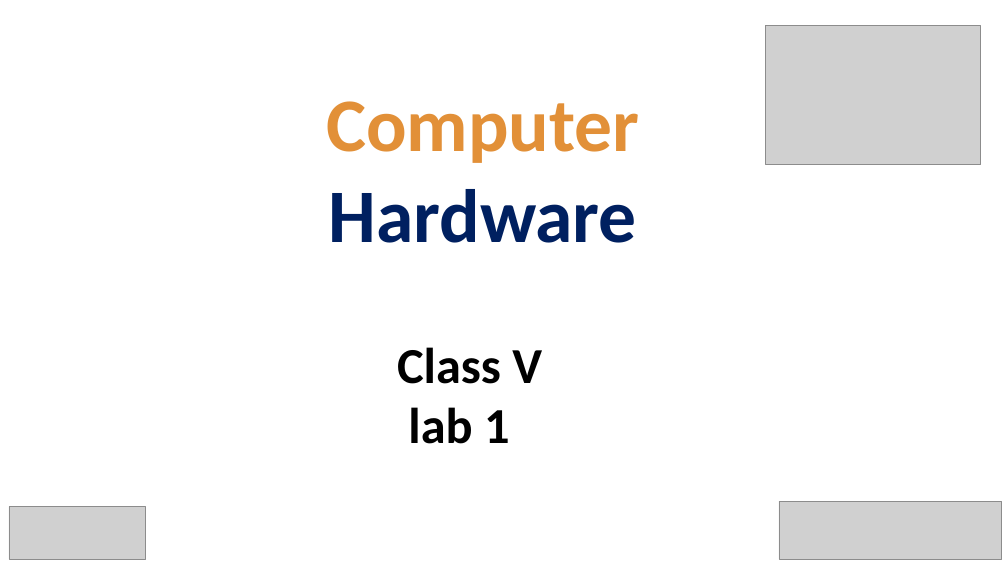
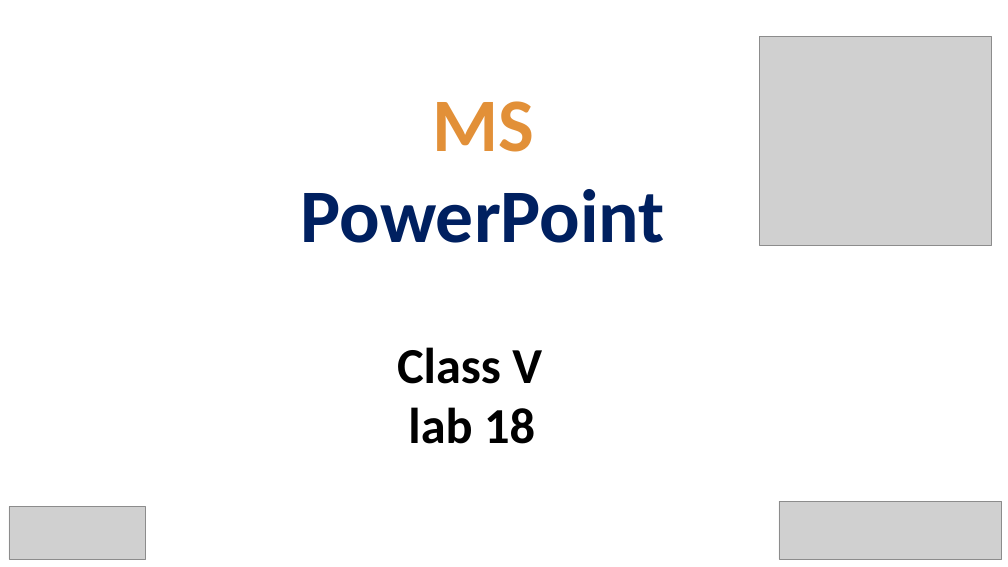
Before and after one commit to SabitDeepto/IIDP, a slide deck: slide 1 of class 5/PowerPoint:18-26/ppt 1/2. Presentation/1.pptx. Drawn at 1008x567 pixels with LibreOffice and Linux fonts; fonts in the diff are those of the drawing; grey boxes stand for pictures; background and template pictures are left out. Boxes give left, top, right and bottom in pixels: in the first picture for what was removed or moved away, otherwise in the second. Text is boxed around its words. In the diff, an @@ line names an element or a change of style, - is before the commit and + after.

Commit message:
ppt done

```diff
--- a/class 5/PowerPoint:18-26/ppt 1/2. Presentation/1.pptx
+++ b/class 5/PowerPoint:18-26/ppt 1/2. Presentation/1.pptx
@@ picture: place and size @@
-picture at bbox=[766, 26, 981, 165]
+picture at bbox=[760, 36, 992, 245]
@@ text at bbox=[301, 101, 665, 243]: text changed; text colour #E29038 to #002060 @@
-Computer
-Hardware
+MS
+PowerPoint
@@ text at bbox=[408, 407, 535, 444]: text changed @@
-lab 1
+lab 18
```
Also in this commit, not shown: 5 slides added, 6 slides removed, 22 other files.
